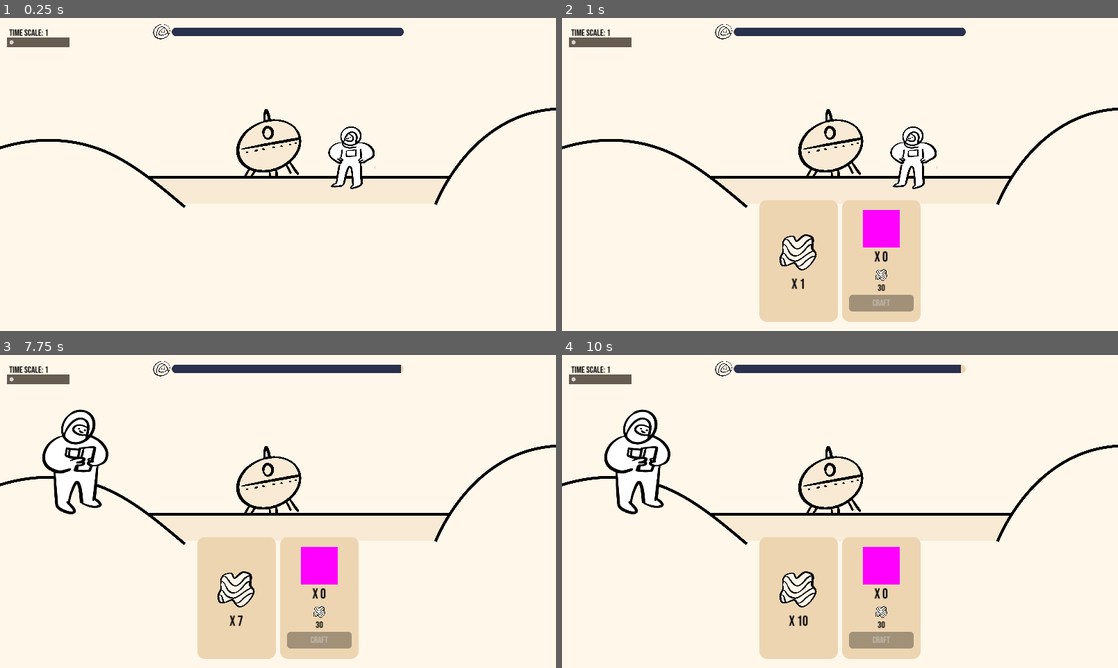
Above: before the commit, frames 1-4 (two rows, left to right).
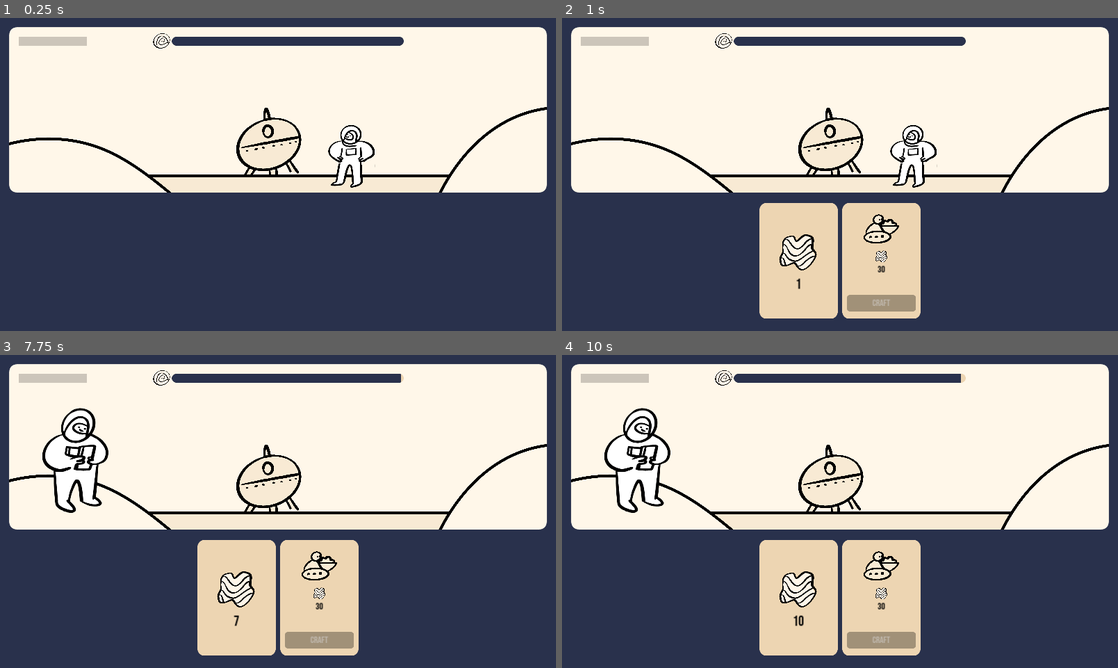
Above: after the commit, the same moments.

Repository: OIIOIIOI/gwj-77
Game: Godot game, scene res://scenes/main/main.tscn
The game is run twice, just before and just after one commit, with the same random seed, the same clock (stepped at 60 frames per second) and the same inputs.
Inputs (mouse positions are in pixels of both pictures, inside the frame that each line leads up to):
- Up to frame 1 (0.25 s): no input
- Up to frame 2 (1 s): tap Enter at 0.5 s; move the mouse to (962, 158) at 0.52 s; hold Up (ui_up) from 0.53 s (still down); tap O at 0.6 s; click (962, 158) at 0.67 s
- Up to frame 3 (7.75 s): release Up (ui_up) at 1.25 s; tap Space at 1.25, 2.75, 4.25 s; drag from (166, 527) to (250, 574) at 1.27 s; tap Enter at 2, 3.5 s; move the mouse to (333, 442) at 2.02 s; hold Up (ui_up) 2.03-2.75 s; tap O every 1.5 s from 2.1 to 6.6 s; click (333, 442) at 2.17 s; drag from (250, 574) to (111, 464) at 2.77 s; move the mouse to (444, 558) at 3.52 s; hold Down (ui_down) 3.53-4.25 s; click (444, 558) at 3.67 s; drag from (111, 464) to (194, 433) at 4.27 s; move the mouse to (305, 511) at 5.02 s; hold Down (ui_down) 5.03-5.75 s; click (305, 511) at 5.17 s; drag from (194, 433) to (166, 527) at 5.77 s; move the mouse to (400, 495) at 6.52 s; hold Up (ui_up) 6.53-7.25 s; click (400, 495) at 6.67 s; drag from (166, 527) to (250, 574) at 7.27 s
- Up to frame 4 (10 s): move the mouse to (895, 442) at 8.02 s; hold Down (ui_down) 8.03-8.75 s; tap O at 8.1, 9.6 s; click (895, 442) at 8.17 s; drag from (812, 574) to (673, 464) at 8.77 s; move the mouse to (1006, 558) at 9.52 s; hold Up (ui_up) from 9.53 s (still down); click (1006, 558) at 9.67 s

The runs differ from the first frame. In frame 1, 54% of the frame differs, in the area x 0-100%, y 0-100%; in frame 2, 44%; in frame 3, 45%; in frame 4, 45%.

Commit message:
lots of new stuff

Diff:
--- a/assets/ui/theme.tres
+++ b/assets/ui/theme.tres
@@ -63,12 +63,34 @@
 texture_margin_bottom = 10.0
 modulate_color = Color(0.108, 0.129467, 0.2, 1)
 
+[sub_resource type="PlaceholderTexture2D" id="PlaceholderTexture2D_nj5tl"]
+
+[sub_resource type="PlaceholderTexture2D" id="PlaceholderTexture2D_mgpyu"]
+
+[sub_resource type="PlaceholderTexture2D" id="PlaceholderTexture2D_3xok2"]
+
+[sub_resource type="PlaceholderTexture2D" id="PlaceholderTexture2D_5n34f"]
+
+[sub_resource type="StyleBoxFlat" id="StyleBoxFlat_e5r8y"]
+content_margin_left = 16.0
+content_margin_top = 16.0
+content_margin_right = 16.0
+content_margin_bottom = 16.0
+bg_color = Color(0.160784, 0.192157, 0.298039, 1)
+
+[sub_resource type="StyleBoxFlat" id="StyleBoxFlat_ujfcv"]
+content_margin_left = 16.0
+content_margin_top = 16.0
+content_margin_right = 16.0
+content_margin_bottom = 16.0
+bg_color = Color(0.160784, 0.192157, 0.298039, 1)
+
 [sub_resource type="StyleBoxFlat" id="StyleBoxFlat_idek6"]
-bg_color = Color(0.4, 0.3594, 0.316, 1)
-expand_margin_left = 8.0
-expand_margin_top = 16.0
-expand_margin_right = 8.0
-expand_margin_bottom = 16.0
+content_margin_left = 16.0
+content_margin_top = 16.0
+content_margin_right = 16.0
+content_margin_bottom = 16.0
+bg_color = Color(0.8, 0.7736, 0.728, 1)
 
 [sub_resource type="StyleBoxFlat" id="StyleBoxFlat_ne03d"]
 bg_color = Color(0, 0, 0, 0.294118)
@@ -91,6 +113,12 @@
 Button/styles/hover_pressed = SubResource("StyleBoxTexture_a47e1")
 Button/styles/normal = SubResource("StyleBoxTexture_afleg")
 Button/styles/pressed = SubResource("StyleBoxTexture_5sup4")
+HSlider/icons/grabber = SubResource("PlaceholderTexture2D_nj5tl")
+HSlider/icons/grabber_disabled = SubResource("PlaceholderTexture2D_mgpyu")
+HSlider/icons/grabber_highlight = SubResource("PlaceholderTexture2D_3xok2")
+HSlider/icons/tick = SubResource("PlaceholderTexture2D_5n34f")
+HSlider/styles/grabber_area = SubResource("StyleBoxFlat_e5r8y")
+HSlider/styles/grabber_area_highlight = SubResource("StyleBoxFlat_ujfcv")
 HSlider/styles/slider = SubResource("StyleBoxFlat_idek6")
 Label/colors/font_color = Color(0, 0, 0, 1)
 MarginContainer/constants/margin_bottom = 8
--- a/resources/modules/biology_lab.tres
+++ b/resources/modules/biology_lab.tres
@@ -1,10 +1,11 @@
-[gd_resource type="Resource" script_class="ModuleData" load_steps=10 format=3 uid="uid://dbs87mje7jyeo"]
+[gd_resource type="Resource" script_class="ModuleData" load_steps=11 format=3 uid="uid://dbs87mje7jyeo"]
 
 [ext_resource type="Script" path="res://resources/recipes/recipe.gd" id="1_ha05w"]
 [ext_resource type="Script" path="res://resources/recipes/module_production.gd" id="1_lpna1"]
 [ext_resource type="PackedScene" uid="uid://btnmah2yv3xpv" path="res://scenes/modules/biology_lab/biology_lab.tscn" id="2_41842"]
 [ext_resource type="Resource" uid="uid://dlv4r7pg1emp0" path="res://resources/basic_resources/basic_resource_dna.tres" id="2_ghx35"]
 [ext_resource type="Script" path="res://resources/modules/module.gd" id="2_rcynn"]
+[ext_resource type="Texture2D" uid="uid://udtrqf4bpxp8" path="res://assets/icons/biology_lab.png" id="3_elk38"]
 [ext_resource type="Resource" uid="uid://cn57blnfgt2my" path="res://resources/recipes/produce_organism_a.tres" id="4_dfemj"]
 [ext_resource type="Resource" uid="uid://cy2t22655gxbn" path="res://resources/recipes/produce_organism_c.tres" id="4_gciqc"]
 [ext_resource type="Resource" uid="uid://cxrjeak7sk711" path="res://resources/recipes/produce_organism_b.tres" id="5_5rifn"]
@@ -19,6 +20,7 @@
 script = ExtResource("2_rcynn")
 name = "Biology Lab"
 scene = ExtResource("2_41842")
+icon = ExtResource("3_elk38")
 available_from_start = false
 upgradable = false
 default_production = Array[ExtResource("1_lpna1")]([SubResource("Resource_k0jy7")])
--- a/resources/modules/collector_bot.tres
+++ b/resources/modules/collector_bot.tres
@@ -6,6 +6,7 @@
 [ext_resource type="Script" path="res://resources/modules/module.gd" id="2_dwl5q"]
 [ext_resource type="Script" path="res://resources/recipes/recipe.gd" id="3_gga8j"]
 [ext_resource type="Resource" uid="uid://dtl2g2ke4ocg5" path="res://resources/basic_resources/basic_resource_b.tres" id="3_sus0f"]
+[ext_resource type="Texture2D" uid="uid://6wtgole56hf5" path="res://assets/icons/collector_bot.png" id="4_22qu1"]
 
 [sub_resource type="Resource" id="Resource_5geg0"]
 script = ExtResource("1_vbftf")
@@ -23,6 +24,7 @@
 script = ExtResource("2_dwl5q")
 name = "Collector Bot"
 scene = ExtResource("1_tpcy4")
+icon = ExtResource("4_22qu1")
 available_from_start = false
 upgradable = true
 default_production = Array[ExtResource("1_vbftf")]([SubResource("Resource_5geg0"), SubResource("Resource_btis2")])
--- a/resources/modules/mining_drill.tres
+++ b/resources/modules/mining_drill.tres
@@ -1,10 +1,11 @@
-[gd_resource type="Resource" script_class="ModuleData" load_steps=7 format=3 uid="uid://djf1v6fndlakp"]
+[gd_resource type="Resource" script_class="ModuleData" load_steps=8 format=3 uid="uid://djf1v6fndlakp"]
 
 [ext_resource type="PackedScene" uid="uid://74aq2sv6jsos" path="res://scenes/modules/mining_drill/mining_drill.tscn" id="1_c1agb"]
 [ext_resource type="Script" path="res://resources/recipes/recipe.gd" id="1_c6w5s"]
 [ext_resource type="Script" path="res://resources/recipes/module_production.gd" id="1_vvi34"]
 [ext_resource type="Resource" uid="uid://j57hg3v8mh1l" path="res://resources/basic_resources/basic_resource_c.tres" id="2_1748o"]
 [ext_resource type="Script" path="res://resources/modules/module.gd" id="2_sajjt"]
+[ext_resource type="Texture2D" uid="uid://bdavnbbu1eehd" path="res://assets/icons/mining_drill.png" id="3_p6lvc"]
 
 [sub_resource type="Resource" id="Resource_2icwu"]
 script = ExtResource("1_vvi34")
@@ -16,6 +17,7 @@
 script = ExtResource("2_sajjt")
 name = "Mining Drill"
 scene = ExtResource("1_c1agb")
+icon = ExtResource("3_p6lvc")
 available_from_start = false
 upgradable = true
 default_production = Array[ExtResource("1_vvi34")]([SubResource("Resource_2icwu")])
--- a/resources/modules/module.gd
+++ b/resources/modules/module.gd
@@ -4,6 +4,7 @@
 
 @export var name: String
 @export var scene: PackedScene
+@export var icon: Texture2D
 @export var available_from_start := false
 @export var upgradable := false
 @export var default_production: Array[ModuleProductionData] = []
--- a/resources/modules/spiral_condenser.tres
+++ b/resources/modules/spiral_condenser.tres
@@ -6,6 +6,7 @@
 [ext_resource type="Script" path="res://resources/modules/module.gd" id="2_mdx7f"]
 [ext_resource type="Resource" uid="uid://dtl2g2ke4ocg5" path="res://resources/basic_resources/basic_resource_b.tres" id="2_vevr0"]
 [ext_resource type="Resource" uid="uid://j57hg3v8mh1l" path="res://resources/basic_resources/basic_resource_c.tres" id="3_03v5l"]
+[ext_resource type="Texture2D" uid="uid://dg6iokot4mh1u" path="res://assets/icons/spiral_condenser.png" id="4_djh3q"]
 
 [sub_resource type="Resource" id="Resource_45o33"]
 script = ExtResource("1_eosud")
@@ -23,6 +24,7 @@
 script = ExtResource("2_mdx7f")
 name = "Spiral Condenser"
 scene = ExtResource("1_uwlxm")
+icon = ExtResource("4_djh3q")
 available_from_start = false
 upgradable = true
 default_production = Array[ExtResource("1_eosud")]([SubResource("Resource_45o33"), SubResource("Resource_nb3lj")])
--- a/scenes/TESTS/recipe_panel.gd
+++ /dev/null
@@ -1,46 +0,0 @@
-class_name RecipePanel
-extends PanelContainer
-
-
-const ICON_TAG := "[img={icon_size}x{icon_size}]{icon_path}[/img]"
-const ICON_SIZE := 48
-
-
-var recipe: RecipeData
-var source: Module
-
-
-@onready var recipe_name: Label = $MarginContainer/VBoxContainer/RecipeName
-@onready var ingredients_list: RichTextLabel = $MarginContainer/VBoxContainer/IngredientsList
-@onready var button: Button = $MarginContainer/VBoxContainer/Button
-
-
-func _ready() -> void:
-	button.pressed.connect(on_button_pressed)
-
-
-func set_recipe(recipe_data: RecipeData, recipe_source: Module) -> void:
-	recipe = recipe_data
-	source = recipe_source
-
-	recipe_name.text = recipe.name
-
-	ingredients_list.text = ""
-	for ingredient in recipe.ingredients:
-		if ingredient.resource.icon:
-			ingredients_list.text += ICON_TAG.format({
-				"icon_size": ICON_SIZE,
-				"icon_path": ingredient.resource.icon.resource_path
-			})
-		else:
-			ingredients_list.text = ingredient.resource.id
-		ingredients_list.text += " x" + str(-ingredient.quantity)
-		ingredients_list.text += "\n"
-
-
-func on_button_pressed() -> void:
-	if recipe == null || source == null:
-		return
-
-	print("Start recipe: ", recipe.name)
-	source.run_job(Job.new(recipe, true, true))
--- a/scenes/TESTS/recipe_panel.tscn
+++ /dev/null
@@ -1,35 +0,0 @@
-[gd_scene load_steps=3 format=3 uid="uid://cbxrj06nb88vf"]
-
-[ext_resource type="Theme" uid="uid://jil4di7vynr5" path="res://assets/ui/theme.tres" id="1_0waaq"]
-[ext_resource type="Script" path="res://scenes/TESTS/recipe_panel.gd" id="2_8lpxt"]
-
-[node name="RecipePanel" type="PanelContainer"]
-theme = ExtResource("1_0waaq")
-script = ExtResource("2_8lpxt")
-
-[node name="MarginContainer" type="MarginContainer" parent="."]
-layout_mode = 2
-theme_override_constants/margin_left = 16
-theme_override_constants/margin_top = 16
-theme_override_constants/margin_right = 16
-theme_override_constants/margin_bottom = 16
-
-[node name="VBoxContainer" type="VBoxContainer" parent="MarginContainer"]
-layout_mode = 2
-
-[node name="RecipeName" type="Label" parent="MarginContainer/VBoxContainer"]
-layout_mode = 2
-theme_override_font_sizes/font_size = 32
-text = "Recipe Name"
-
-[node name="IngredientsList" type="RichTextLabel" parent="MarginContainer/VBoxContainer"]
-layout_mode = 2
-theme_override_font_sizes/normal_font_size = 32
-bbcode_enabled = true
-text = "Ingredients"
-fit_content = true
-
-[node name="Button" type="Button" parent="MarginContainer/VBoxContainer"]
-layout_mode = 2
-theme_override_font_sizes/font_size = 32
-text = "BUILD"
--- a/scenes/TESTS/test_ui.gd
+++ b/scenes/TESTS/test_ui.gd
@@ -1,8 +1,7 @@
 extends CanvasLayer
 
 
-@onready var label: Label = $MarginContainer/VBoxContainer2/Label
-@onready var h_slider: HSlider = $MarginContainer/VBoxContainer2/HSlider
+@onready var h_slider: HSlider = $MarginContainer/HSlider
 
 
 func _ready() -> void:
@@ -12,5 +11,4 @@
 
 
 func on_slider_value_changed(value: float) -> void:
-	label.text = "Time Scale: " + str(h_slider.value)
 	Engine.time_scale = h_slider.value
--- a/scenes/TESTS/test_ui.tscn
+++ b/scenes/TESTS/test_ui.tscn
@@ -7,37 +7,17 @@
 script = ExtResource("1_f7umh")
 
 [node name="MarginContainer" type="MarginContainer" parent="."]
-anchors_preset = 15
-anchor_right = 1.0
-anchor_bottom = 1.0
-offset_right = -1606.0
-offset_bottom = -957.0
-grow_horizontal = 2
-grow_vertical = 2
+custom_minimum_size = Vector2(300, 100)
+offset_right = 300.0
+offset_bottom = 100.0
 theme = ExtResource("2_n2vl6")
-theme_override_constants/margin_left = 32
-theme_override_constants/margin_top = 32
-theme_override_constants/margin_right = 32
-theme_override_constants/margin_bottom = 32
+theme_override_constants/margin_left = 64
+theme_override_constants/margin_top = 64
+theme_override_constants/margin_right = 0
+theme_override_constants/margin_bottom = 0
 
-[node name="VBoxContainer2" type="VBoxContainer" parent="MarginContainer"]
-custom_minimum_size = Vector2(250, 0)
+[node name="HSlider" type="HSlider" parent="MarginContainer"]
 layout_mode = 2
-size_flags_horizontal = 0
-size_flags_vertical = 0
-
-[node name="Label" type="Label" parent="MarginContainer/VBoxContainer2"]
-layout_mode = 2
-size_flags_horizontal = 0
-size_flags_vertical = 8
-theme_override_font_sizes/font_size = 32
-text = "Time Scale"
-
-[node name="HSlider" type="HSlider" parent="MarginContainer/VBoxContainer2"]
-custom_minimum_size = Vector2(200, 0)
-layout_mode = 2
-size_flags_horizontal = 0
-size_flags_vertical = 8
 min_value = 1.0
 max_value = 30.0
 step = 2.0
--- a/scenes/main/main.tscn
+++ b/scenes/main/main.tscn
@@ -8,6 +8,7 @@
 [ext_resource type="Theme" uid="uid://jil4di7vynr5" path="res://assets/ui/theme.tres" id="6_448d0"]
 [ext_resource type="PackedScene" uid="uid://bejwlo812r714" path="res://scenes/biologist/biologist.tscn" id="7_4vkud"]
 [ext_resource type="PackedScene" uid="uid://cy4xsq0b27oqo" path="res://scenes/ui/cards/cards_container.tscn" id="8_3ex6m"]
+[ext_resource type="Texture2D" uid="uid://caxj0ype111he" path="res://assets/ui/scene_mask.png" id="9_vab28"]
 
 [sub_resource type="PlaceholderTexture2D" id="PlaceholderTexture2D_6h5n2"]
 size = Vector2(1920, 10)
@@ -16,7 +17,7 @@
 script = ExtResource("1_trb2y")
 
 [node name="Base" type="Node2D" parent="."]
-position = Vector2(960, 550)
+position = Vector2(960, 545)
 
 [node name="Modules" type="Node2D" parent="Base"]
 position = Vector2(-32, 0)
@@ -46,6 +47,15 @@
 
 [node name="UI" type="CanvasLayer" parent="."]
 
+[node name="Mask" type="TextureRect" parent="UI"]
+anchors_preset = 15
+anchor_right = 1.0
+anchor_bottom = 1.0
+grow_horizontal = 2
+grow_vertical = 2
+mouse_filter = 2
+texture = ExtResource("9_vab28")
+
 [node name="MarginContainer" type="MarginContainer" parent="UI"]
 anchors_preset = 15
 anchor_right = 1.0
@@ -53,9 +63,9 @@
 grow_horizontal = 2
 grow_vertical = 2
 theme = ExtResource("6_448d0")
-theme_override_constants/margin_left = 16
-theme_override_constants/margin_top = 32
-theme_override_constants/margin_right = 16
+theme_override_constants/margin_left = 32
+theme_override_constants/margin_top = 64
+theme_override_constants/margin_right = 32
 theme_override_constants/margin_bottom = 32
 
 [node name="HealthBar" parent="UI/MarginContainer" instance=ExtResource("6_4sro1")]
@@ -63,7 +73,27 @@
 size_flags_horizontal = 4
 size_flags_vertical = 0
 
-[node name="CardsContainer" parent="UI/MarginContainer" instance=ExtResource("8_3ex6m")]
+[node name="MarginContainer2" type="MarginContainer" parent="UI"]
+anchors_preset = 12
+anchor_top = 1.0
+anchor_right = 1.0
+anchor_bottom = 1.0
+offset_top = -478.0
+grow_horizontal = 2
+grow_vertical = 0
+theme_override_constants/margin_left = 32
+theme_override_constants/margin_top = 16
+theme_override_constants/margin_right = 32
+theme_override_constants/margin_bottom = 32
+
+[node name="ScrollContainer" type="ScrollContainer" parent="UI/MarginContainer2"]
+custom_minimum_size = Vector2(1856, 410)
+layout_mode = 2
+size_flags_horizontal = 4
+size_flags_vertical = 8
+vertical_scroll_mode = 0
+
+[node name="CardsContainer" parent="UI/MarginContainer2/ScrollContainer" instance=ExtResource("8_3ex6m")]
 layout_mode = 2
 
 [node name="Debug" parent="." instance=ExtResource("2_63hjy")]
--- a/scenes/modules/mining_drill/mining_drill.tscn
+++ b/scenes/modules/mining_drill/mining_drill.tscn
@@ -2,7 +2,7 @@
 
 [ext_resource type="Script" path="res://scenes/modules/mining_drill/mining_drill.gd" id="1_4lq72"]
 [ext_resource type="Texture2D" uid="uid://rtfbsdk00m1g" path="res://assets/modules/mining_drill.png" id="2_ydw3b"]
-[ext_resource type="Texture2D" uid="uid://ci8pxnnwmg7mc" path="res://assets/particle.png" id="6_mwlxs"]
+[ext_resource type="Texture2D" uid="uid://ci8pxnnwmg7mc" path="res://assets/misc/particle.png" id="6_mwlxs"]
 
 [sub_resource type="Curve" id="Curve_tnube"]
 _data = [Vector2(0, 0.7548), 0.0, 0.0, 0, 0, Vector2(1, 0.299427), 0.0, 0.0, 0, 0]
--- a/scenes/ui/cards/cards_container.gd
+++ b/scenes/ui/cards/cards_container.gd
@@ -22,6 +22,8 @@
 	add_child(card)
 	card.set_target_resource(resource)
 
+	sort_cards()
+
 
 func on_recipe_unlocked(recipe: RecipeData, source: Module) -> void:
 	# Only add a recipe panel if recipe is run manually
@@ -31,3 +33,40 @@
 	var card = SCENE_RECIPE_CARD.instantiate() as RecipeCard
 	add_child(card)
 	card.set_target_recipe(recipe, source)
+
+	sort_cards()
+
+
+func sort_cards() -> void:
+	var basic = []
+	var organisms = []
+	var species = []
+	var buildings = []
+
+	for child in get_children():
+		if child is ResourceCard:
+			basic.append(child)
+		elif child is RecipeCard:
+			var result = child.get_recipe_result()
+			if result is BasicResourceData:
+				basic.append(child)
+			elif result is OrganismData:
+				organisms.append(child)
+			elif result is SpeciesData:
+				species.append(child)
+			elif result is ModuleData:
+				buildings.append(child)
+
+	var i = 0
+	for child in basic:
+		move_child(child, i)
+		i += 1
+	for child in organisms:
+		move_child(child, i)
+		i += 1
+	for child in species:
+		move_child(child, i)
+		i += 1
+	for child in buildings:
+		move_child(child, i)
+		i += 1
--- a/scenes/ui/cards/cards_container.tscn
+++ b/scenes/ui/cards/cards_container.tscn
@@ -3,6 +3,7 @@
 [ext_resource type="Script" path="res://scenes/ui/cards/cards_container.gd" id="1_jebrk"]
 
 [node name="CardsContainer" type="HBoxContainer"]
+size_flags_horizontal = 3
 size_flags_vertical = 8
 theme_override_constants/separation = 16
 alignment = 1
--- a/scenes/ui/cards/recipe_card.gd
+++ b/scenes/ui/cards/recipe_card.gd
@@ -21,6 +21,8 @@
 
 	craft_button.disabled = true
 	craft_button.pressed.connect(on_craft_button_pressed)
+
+	quantity_label.text = ""
 
 	if target_recipe:
 		create_ingredients_slots()
@@ -71,7 +73,8 @@
 	if "icon" in resource:
 		resource_icon.texture = resource.icon
 
-	quantity_label.text = "x " + str(Inventory.get_resource_quantity(resource))
+	if !resource is ModuleData:
+		quantity_label.text = str(Inventory.get_resource_quantity(resource))
 
 	check_ingredients()
 
--- a/scenes/ui/cards/recipe_card.tscn
+++ b/scenes/ui/cards/recipe_card.tscn
@@ -20,7 +20,7 @@
 size = Vector2(256, 256)
 
 [node name="RecipeCard" type="PanelContainer"]
-custom_minimum_size = Vector2(270, 420)
+custom_minimum_size = Vector2(270, 400)
 size_flags_horizontal = 4
 size_flags_vertical = 4
 theme = ExtResource("1_185hv")
@@ -29,10 +29,10 @@
 
 [node name="MarginContainer" type="MarginContainer" parent="."]
 layout_mode = 2
-theme_override_constants/margin_left = 24
-theme_override_constants/margin_top = 24
-theme_override_constants/margin_right = 24
-theme_override_constants/margin_bottom = 24
+theme_override_constants/margin_left = 16
+theme_override_constants/margin_top = 16
+theme_override_constants/margin_right = 16
+theme_override_constants/margin_bottom = 16
 
 [node name="VBoxContainer" type="VBoxContainer" parent="MarginContainer"]
 layout_mode = 2
@@ -47,19 +47,19 @@
 expand_mode = 1
 stretch_mode = 5
 
-[node name="QuantityLabel" type="Label" parent="MarginContainer/VBoxContainer"]
-unique_name_in_owner = true
-layout_mode = 2
-theme_override_font_sizes/font_size = 48
-text = "x"
-horizontal_alignment = 1
-justification_flags = 0
-
 [node name="IngredientsList" type="HBoxContainer" parent="MarginContainer/VBoxContainer"]
 unique_name_in_owner = true
 layout_mode = 2
 alignment = 1
 
+[node name="QuantityLabel" type="Label" parent="MarginContainer/VBoxContainer"]
+unique_name_in_owner = true
+layout_mode = 2
+theme_override_font_sizes/font_size = 48
+text = "0"
+horizontal_alignment = 1
+justification_flags = 0
+
 [node name="CraftButton" type="Button" parent="MarginContainer/VBoxContainer"]
 unique_name_in_owner = true
 layout_mode = 2
--- a/scenes/ui/cards/resource_card.gd
+++ b/scenes/ui/cards/resource_card.gd
@@ -27,4 +27,4 @@
 	if "icon" in target_resource:
 		resource_icon.texture = target_resource.icon
 
-	quantity_label.text = "x " + str(Inventory.get_resource_quantity(target_resource))
+	quantity_label.text = str(Inventory.get_resource_quantity(target_resource))
--- a/scenes/ui/cards/resource_card.tscn
+++ b/scenes/ui/cards/resource_card.tscn
@@ -20,7 +20,7 @@
 size = Vector2(256, 256)
 
 [node name="ResourceCard" type="PanelContainer"]
-custom_minimum_size = Vector2(270, 420)
+custom_minimum_size = Vector2(270, 400)
 size_flags_horizontal = 4
 size_flags_vertical = 4
 theme = ExtResource("1_dvyg1")
Binary file removed: assets/MotorolaScreentype.ttf
Not shown, removed: assets/MotorolaScreentype.ttf.import
Binary file added: assets/icons/biology_lab.png
Not shown, added: assets/icons/biology_lab.png.import
Binary file added: assets/icons/collector_bot.png
Not shown, added: assets/icons/collector_bot.png.import
Binary file added: assets/icons/mining_drill.png
Not shown, added: assets/icons/mining_drill.png.import
Binary file added: assets/icons/spiral_condenser.png
Not shown, added: assets/icons/spiral_condenser.png.import
Renamed: assets/particle.png -> assets/misc/particle.png
Not shown, changed: assets/misc/particle.png.import
(and 6 more such lines)
